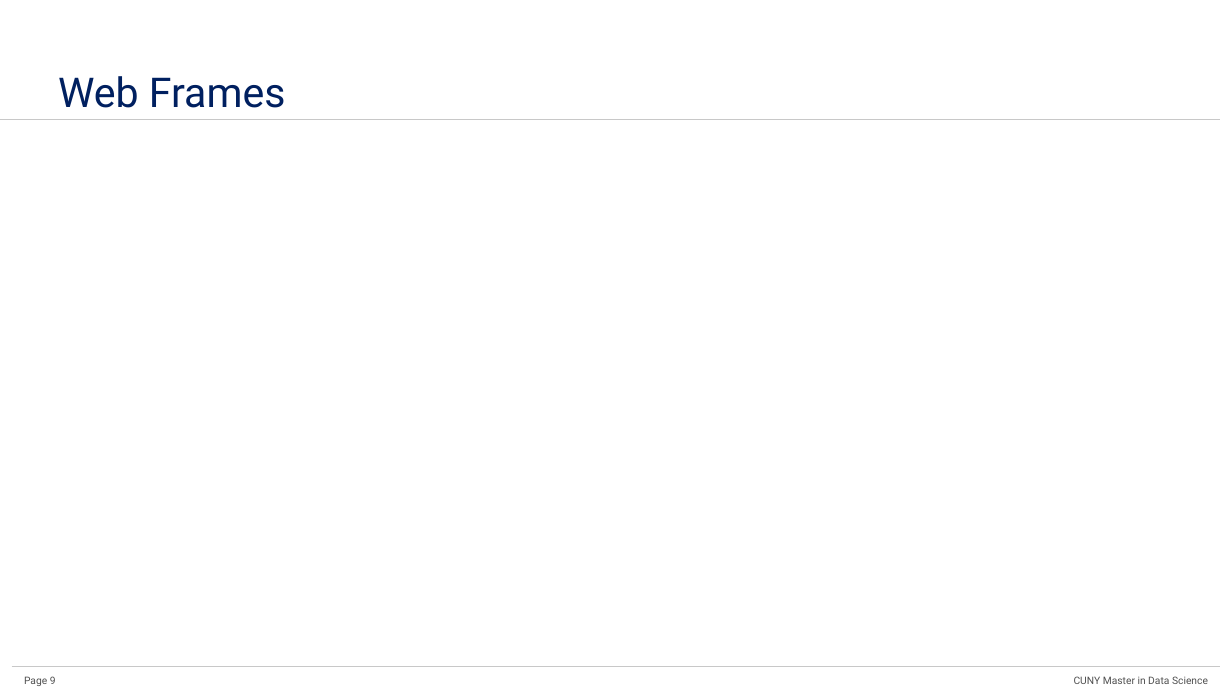
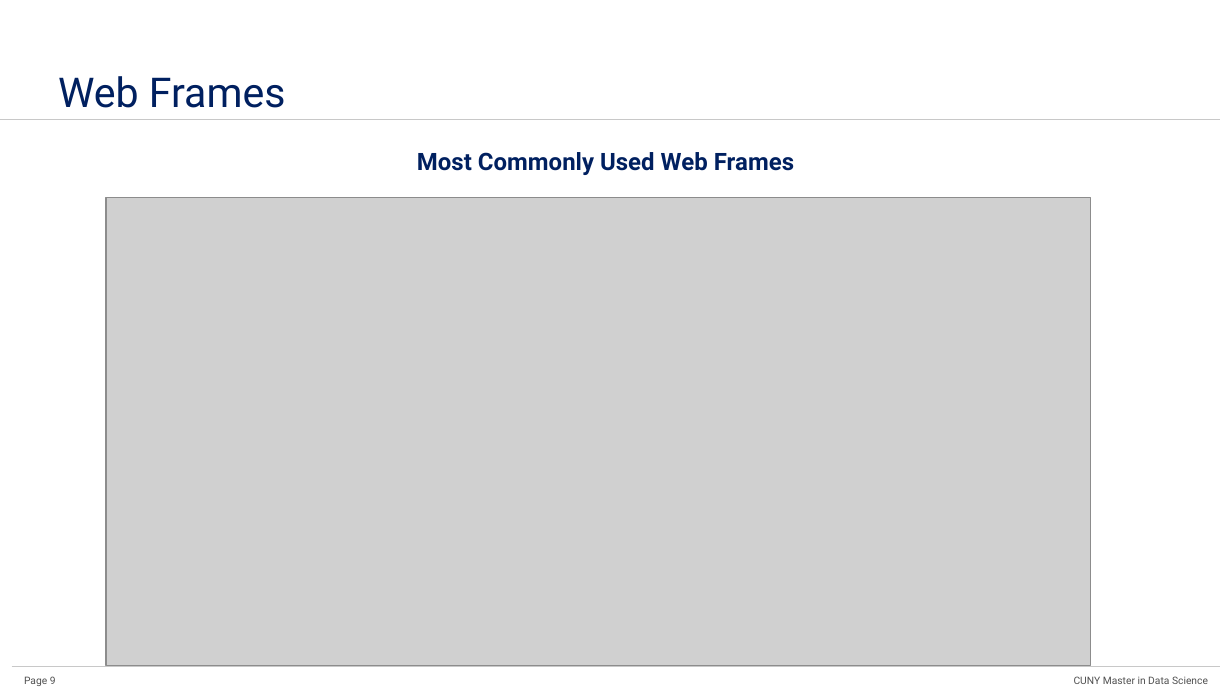
Before and after one commit to hillt5/Project-3-DATA-607, a slide deck: slide 9 of 04Presentation/Data607_Project3_Data_Science_Skills.pptx. Drawn at 1232x693 pixels with LibreOffice and Linux fonts; fonts in the diff are those of the drawing; grey boxes stand for pictures. Boxes give left, top, right and bottom in pixels: in the first picture for what was removed or moved away, otherwise in the second. Text is boxed around its words. In the diff, an @@ line names an element or a change of style, - is before the commit and + after.

```diff
--- a/04Presentation/Data607_Project3_Data_Science_Skills.pptx
+++ b/04Presentation/Data607_Project3_Data_Science_Skills.pptx
@@ text added at (417, 152, 794, 175), 14 pt, text #002060, bold @@
+Most Commonly Used Web Frames
@@ picture added at (106, 198, 1090, 667) @@
```
Also in this commit, not shown: 2 other slides changed.
